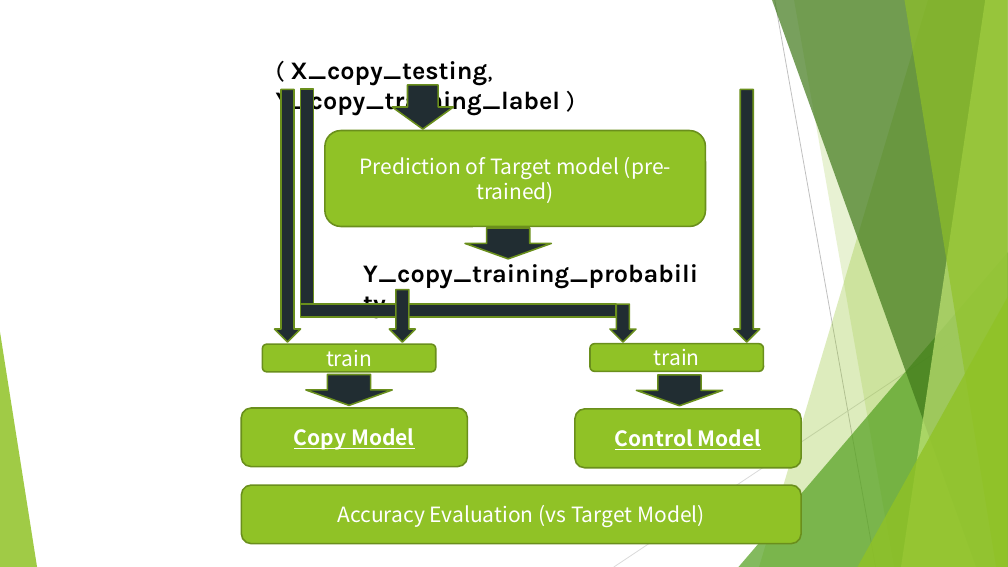
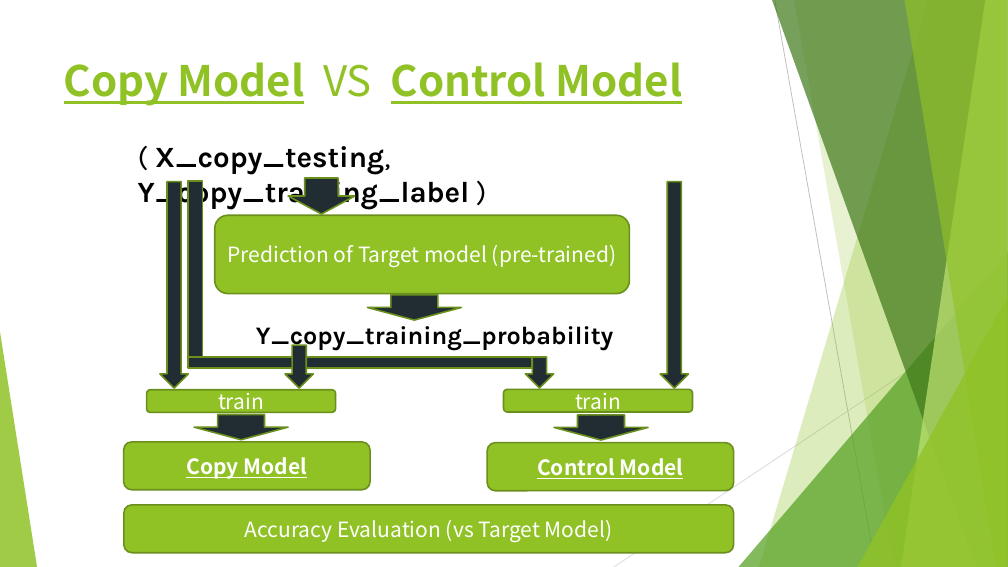
Before and after one commit to chengdejerrylin/Electrical-Engineering-Lab---networking-and-Multinmedia, a slide deck: slide 4 of final_demo.pptx. Drawn at 1008x567 pixels with LibreOffice and Linux fonts; fonts in the diff are those of the drawing. Boxes give left, top, right and bottom in pixels: in the first picture for what was removed or moved away, otherwise in the second. Text is boxed around its words. In the diff, an @@ line names an element or a change of style, - is before the commit and + after.

```diff
--- a/final_demo.pptx
+++ b/final_demo.pptx
@@ title added at (x1=64, y1=62, x2=683, y2=106), 40 pt, text #90C226, bold, underline @@
+Copy Model VS Control Model
@@ text "( X_copy_testing, Y_copy_training_label )" moved from (x1=276, y1=61, x2=561, y2=116) to (x1=138, y1=146, x2=470, y2=210) @@
@@ text "( X_copy_testing, Y_copy_training_label )" at (x1=138, y1=146, x2=470, y2=210): size 24 to 28 pt @@
@@ down arrow resized from (x1=392, y1=85, x2=454, y2=129) to (x1=288, y1=178, x2=355, y2=215) @@
@@ down arrow resized from (x1=274, y1=89, x2=300, y2=342) to (x1=160, y1=181, x2=188, y2=388) @@
@@ rectangle resized from (x1=300, y1=88, x2=313, y2=304) to (x1=188, y1=181, x2=203, y2=358) @@
@@ down arrow resized from (x1=734, y1=89, x2=760, y2=342) to (x1=660, y1=181, x2=688, y2=388) @@
@@ rounded rectangle "Prediction of Target model (pre-trained)" resized from (x1=325, y1=131, x2=706, y2=227) to (x1=215, y1=216, x2=629, y2=294) @@
@@ down arrow resized from (x1=465, y1=228, x2=551, y2=259) to (x1=368, y1=295, x2=461, y2=320) @@
@@ text "Y_copy_training_probability" rewrapped from (x1=363, y1=264, x2=698, y2=289) to (x1=256, y1=326, x2=614, y2=351) @@
@@ rectangle resized from (x1=300, y1=304, x2=616, y2=317) to (x1=188, y1=357, x2=532, y2=368) @@
@@ down arrow resized from (x1=389, y1=290, x2=415, y2=342) to (x1=285, y1=346, x2=313, y2=389) @@
@@ down arrow resized from (x1=610, y1=304, x2=636, y2=342) to (x1=526, y1=357, x2=554, y2=388) @@
@@ rounded rectangle "train" resized from (x1=262, y1=344, x2=436, y2=372) to (x1=147, y1=390, x2=336, y2=413) @@
@@ rounded rectangle "train" resized from (x1=590, y1=344, x2=763, y2=372) to (x1=504, y1=389, x2=693, y2=412) @@
@@ down arrow resized from (x1=306, y1=374, x2=392, y2=405) to (x1=194, y1=414, x2=288, y2=439) @@
@@ down arrow resized from (x1=637, y1=375, x2=723, y2=406) to (x1=554, y1=415, x2=648, y2=440) @@
@@ rounded rectangle "Copy Model" resized from (x1=241, y1=408, x2=467, y2=467) to (x1=124, y1=442, x2=371, y2=490) @@
@@ rounded rectangle "Control Model" resized from (x1=575, y1=409, x2=802, y2=468) to (x1=487, y1=443, x2=734, y2=492) @@
@@ rounded rectangle "Accuracy Evaluation (vs Target Model)" resized from (x1=241, y1=485, x2=801, y2=544) to (x1=124, y1=505, x2=734, y2=553) @@
```
Also in this commit, not shown: 1 other slide changed, 4 slides added, 4 slides removed, 5 other files.
